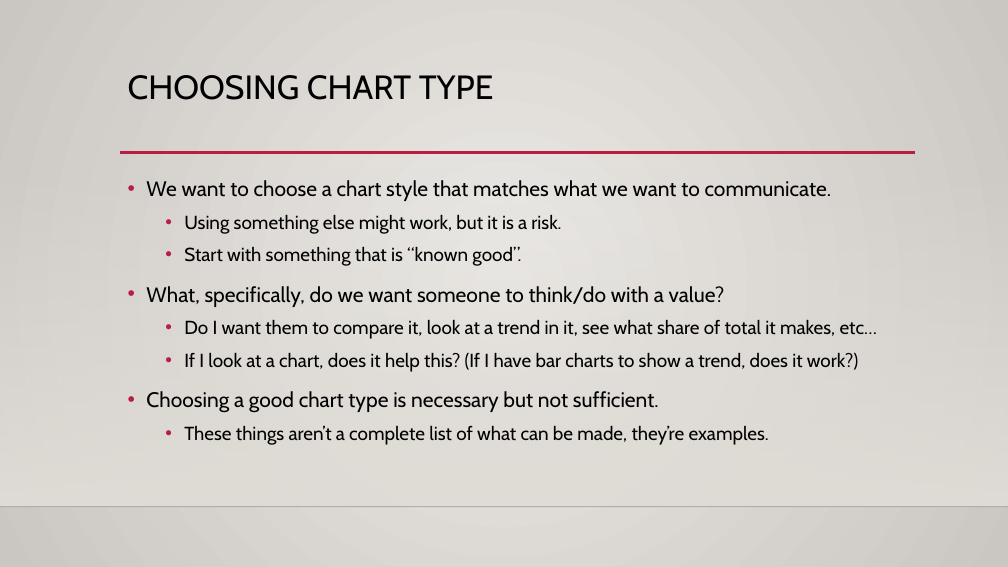
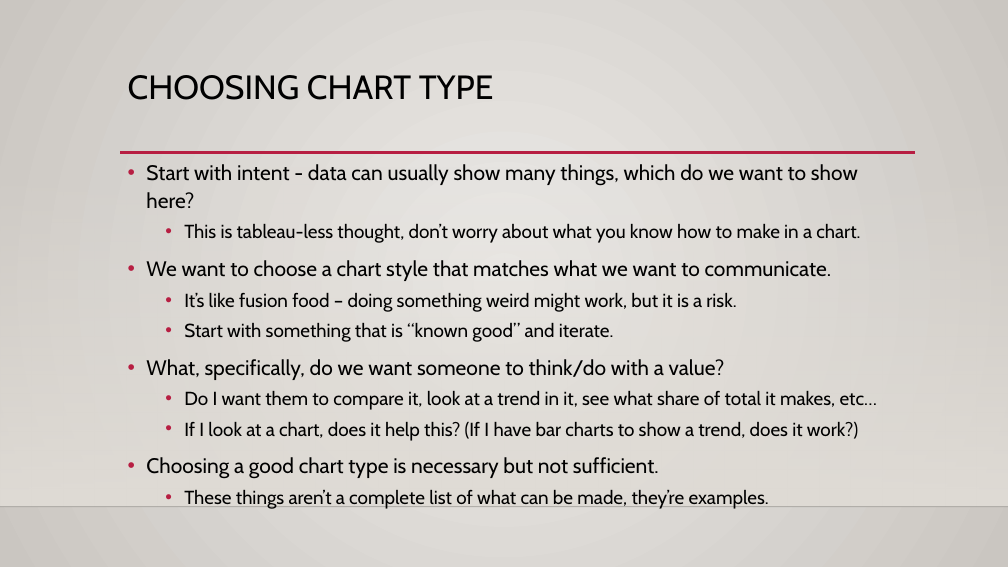
Before and after one commit to AkeemSemper/ml_datasets, a slide deck: slide 34 of slides/chapter_5.pptx (slide 31 before the commit). Drawn at 1008x567 pixels with LibreOffice and Linux fonts; fonts in the diff are those of the drawing; background and template pictures are left out. Boxes give left, top, right and bottom in pixels: in the first picture for what was removed or moved away, otherwise in the second. Text is boxed around its words. In the diff, an @@ line names an element or a change of style, - is before the commit and + after.

Commit message:
up

```diff
--- a/slides/chapter_5.pptx
+++ b/slides/chapter_5.pptx
@@ text "Start with intent - data ...": place and size @@
-text "Start with intent - data ..." at <box>146,180,877,445</box>
+text "Start with intent - data ..." at <box>146,164,877,509</box>
@@ text at <box>146,164,860,243</box>: paragraphs added @@
+• Start with intent - data can usually show many things, which do we want to show here?
+  • This is tableau-less thought, don’t worry about what you know how to make in a chart.
@@ text at <box>146,260,877,509</box>: line spacing 1.2 to 1.1 @@
@@ text at <box>184,293,736,342</box>: text changed @@
-  • Using something else might work, but it is a risk.
-  • Start with something that is “known good”.
+  • It’s like fusion food – doing something weird might work, but it is a risk.
+  • Start with something that is “known good” and iterate.
```
Also in this commit, not shown: 14 other slides changed, 2 slides added, 1 slide removed.
